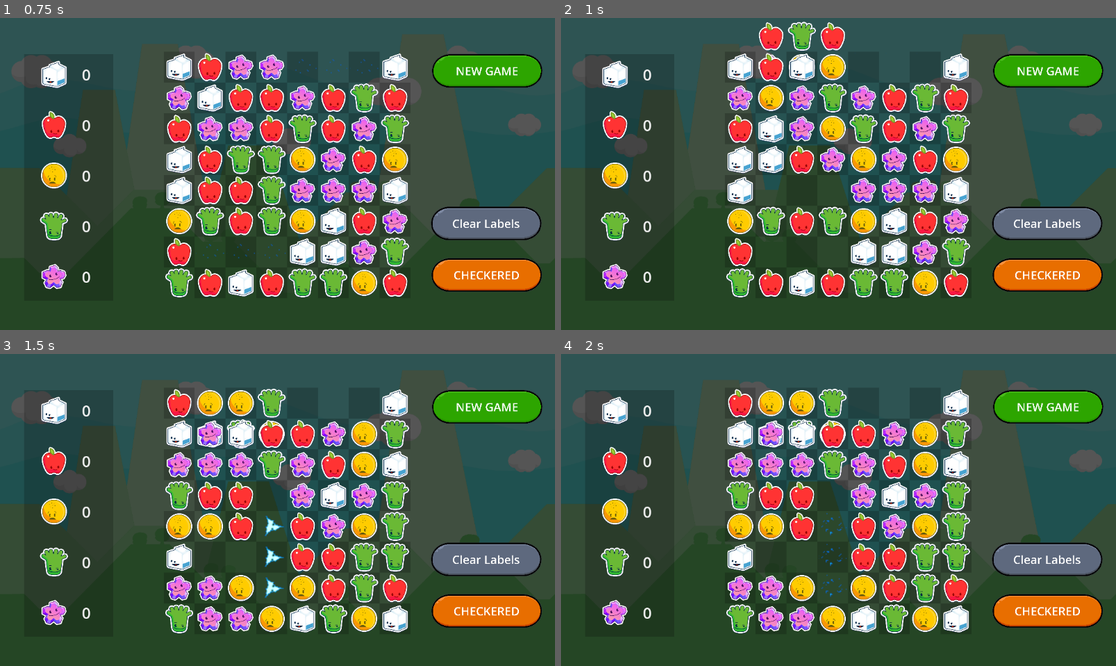
Above: before the commit, frames 1-4 (two rows, left to right).
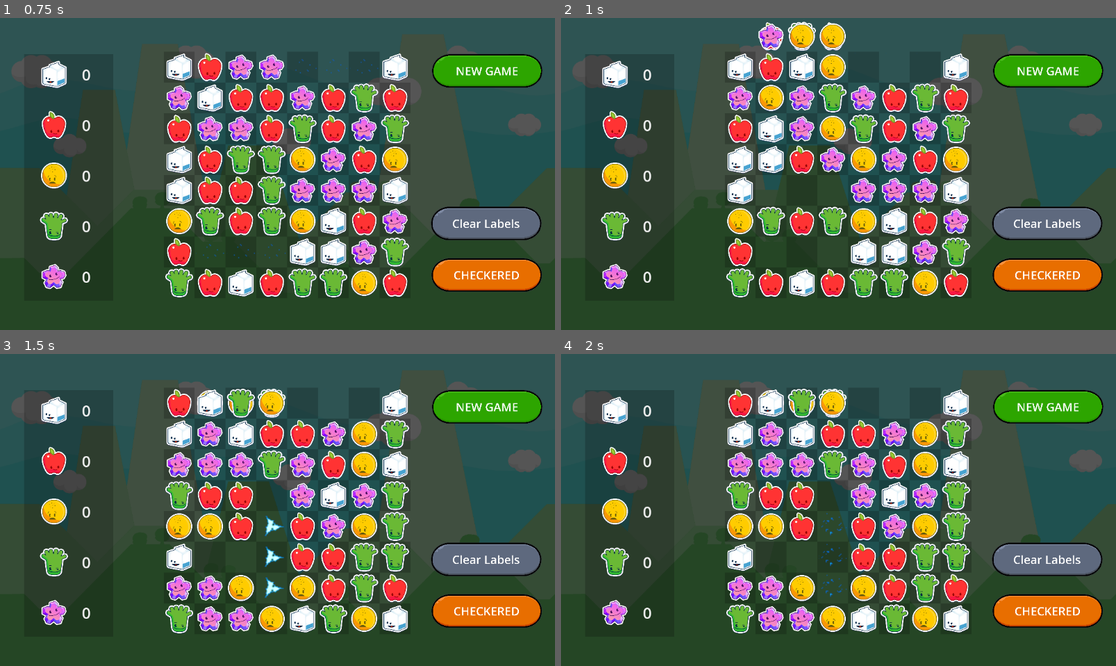
Above: after the commit, the same moments.

Repository: gitbrent/godot-match-3
Game: Godot game, scene res://game.tscn
Two runs of this game, one before a commit and one after it. Both use one fixed random seed, a clock stepped at 60 frames per second and the inputs below.
Inputs:
- Up to frame 1 (0.75 s): click "NEW GAME" at 0.5 s
- Up to frame 2 (1 s): no input
- Up to frame 3 (1.5 s): click "NEW GAME" at 1.25 s
- Up to frame 4 (2 s): no input

Frame 1 is identical in both runs. In frame 2, 0.9% of the frame differs, in the area x 35-52%, y 1-21%; in frame 3, 1.1%, in the area x 35-52%, y 11-31%; in frame 4, 1.1%.

Commit message:
awesome `debug_print_ascii_table()` func and better debugging output

Diff:
--- a/game_board/GameBoard.gd
+++ b/game_board/GameBoard.gd
@@ -316,21 +316,28 @@
 
 func refill_column(column_index: int, highest_exploded_row: int):
 	var column = hbox_container.get_child(column_index)
-	print("Refilling column: ", column_index, " starting from row: ", highest_exploded_row)
+	print("[refill_column] colIdx: ", column_index, " starting from rowIdx: ", highest_exploded_row)
 
 	# Move gems down from the row just above the first exploded row to the top
-	for i in range(highest_exploded_row - 1, 0, -1):
-		print("(move gems down): ", i)
-		var target_gem_cell = column.get_child(i + 1)
-		var source_gem_cell = column.get_child(i)
-		target_gem_cell.replace_gem(source_gem_cell.gem_color)  # Move gem color down
+	# EXAMPLE:
+	#|   | 0 | 1 | 2 | 3 | 4 | 5 | 6 | 7 |
+	#|---|---|---|---|---|---|---|---|---|
+	#| 0 |   |   |   |   |   |   |   |   |
+	#| 1 | G | G | G |   |   |   |   |   |
+	# =
+	# EX: move gems from rowIdx=0 (0:0,0:2) down to rowIdx=1
+	for i in range(highest_exploded_row, 0, -1):
+		var source_gem_cell = column.get_child(i - 1)
+		var target_gem_cell = column.get_child(i)
+		target_gem_cell.replace_gem(source_gem_cell.gem_color)
+		print("[---------move] rowIdx: ", i, " SRC: ", Enums.get_color_name_by_value(source_gem_cell.gem_color), " - TGT: ", Enums.get_color_name_by_value(target_gem_cell.gem_color))
 
 	# Refill the topmost cell(s) with new gems
 	for i in range(highest_exploded_row):
 		var gem_cell = column.get_child(i)
 		var random_color = GEM_COLOR_NAMES[randi() % GEM_COLOR_NAMES.size()]
 		gem_cell.replace_gem(random_color)  # Replace top gem with a new random gem
-		print("Refilling column: ", column_index, " row ", i, " with color ", Enums.get_color_name_by_value(random_color))
+		print("[-------refill] colIdx: ", column_index, " rowIdx: ", i, " with color ", Enums.get_color_name_by_value(random_color))
 
 # DEBUG =======================================================================
 
@@ -353,10 +360,10 @@
 	# Prepare a grid for ASCII output
 	var grid = []
 	for i in range(num_rows):
-		var row = []  # Create a new row
+		var row = []
 		for j in range(num_columns):
-			row.append(" ")  # Fill the row with spaces
-		grid.append(row)  # Add the filled row to the grid
+			row.append(" ")  # Add a space to the row for each column
+		grid.append(row)  # Add the completed row to the grid
 
 	# Mark the affected cells
 	for cell in affected_cells:
@@ -365,12 +372,26 @@
 			grid[indices["row"]][indices["column"]] = Enums.get_color_name_by_value(cell.gem_color).substr(0,1)
 
 	# Print the ASCII grid
-	#print("Current Gem Board State:")
-	print("0 | 1 | 2 | 3 | 4 | 5 | 6 | 7 |")
-	print("--|---|---|---|---|---|---|---|")
-	for row in grid:
-		print(" | ".join(row))
-	print("--|---|---|---|---|---|---|---|")
+	# Header for column indices
+	var header = "|   | "  # Start with space for row index column
+	for i in range(num_columns):
+		header += str(i) + " | "
+
+	# Divider
+	var divider = "|"
+	for i in range(num_columns + 1):  # +1 for the row index column
+		divider += "---|"
+
+	print(header)
+	print(divider)
+
+	# Print each row with row index and leading/trailing vertical bars
+	for i in range(num_rows):
+		var row_output = "| " + str(i) + " | " + " | ".join(grid[i]) + " |"
+		print(row_output)
+
+	# Closing divider
+	print(divider)
 
 func new_game():
 	print("Starting new game, resetting board.")
